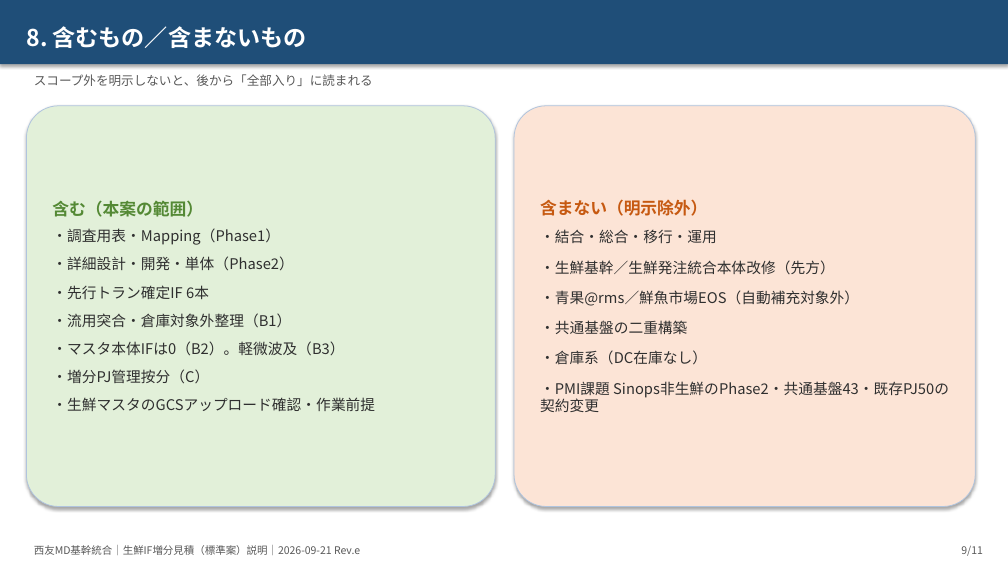
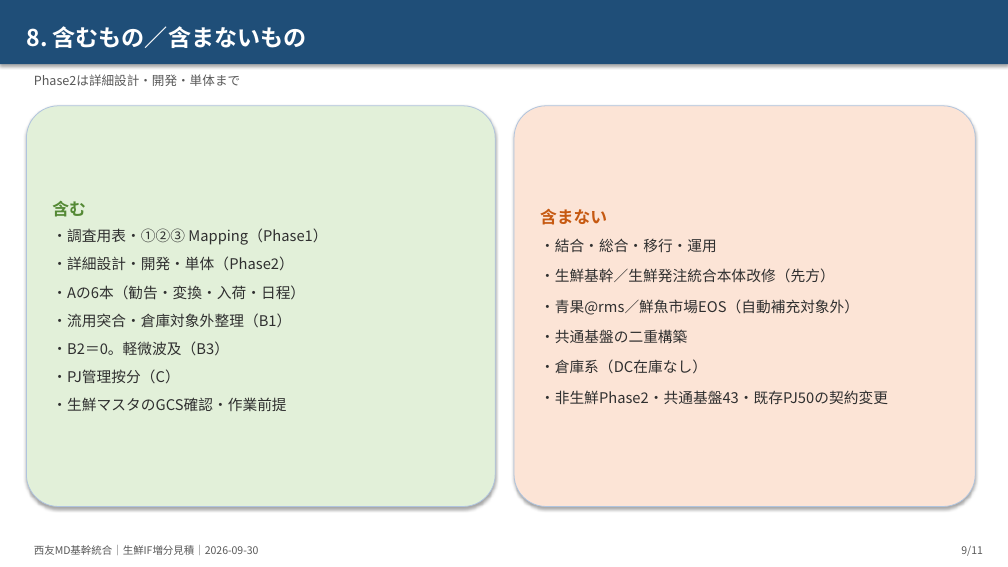
Before and after one commit to ZangPengshi-TREC/Zang_TreC, a slide deck: slide 9 of PMI/Sinops/phase2-detail-design/sources/20260921-生鮮IF増分見積/【説明】生鮮IF増分_標準案見積_リスク着眼_20260921.pptx. Drawn at 1008x567 pixels with LibreOffice and Linux fonts; fonts in the diff are those of the drawing. Boxes give left, top, right and bottom in pixels: in the first picture for what was removed or moved away, otherwise in the second. Text is boxed around its words. In the diff, an @@ line names an element or a change of style, - is before the commit and + after.

```diff
--- a/PMI/Sinops/phase2-detail-design/sources/20260921-生鮮IF増分見積/【説明】生鮮IF増分_標準案見積_リスク着眼_20260921.pptx
+++ b/PMI/Sinops/phase2-detail-design/sources/20260921-生鮮IF増分見積/【説明】生鮮IF増分_標準案見積_リスク着眼_20260921.pptx
@@ text at <box>34,74,240,86</box>: text changed @@
-スコープ外を明示しないと、後から「全部入り」に読まれる
+Phase2は詳細設計・開発・単体まで
@@ text in rounded rectangle at <box>52,201,327,245</box>: text changed @@
-含む（本案の範囲）
-・調査用表・Mapping（Phase1）
+含む
+・調査用表・①②③ Mapping（Phase1）
@@ text in rounded rectangle at <box>540,209,607,225</box>: text changed @@
-含まない（明示除外）
+含まない
@@ text in rounded rectangle at <box>52,285,305,300</box>: text changed @@
-・先行トラン確定IF 6本
+・Aの6本（勧告・変換・入荷・日程）
@@ text in rounded rectangle at <box>52,341,286,411</box>: text changed @@
-・マスタ本体IFは0（B2）。軽微波及（B3）
-・増分PJ管理按分（C）
-・生鮮マスタのGCSアップロード確認・作業前提
+・B2＝0。軽微波及（B3）
+・PJ管理按分（C）
+・生鮮マスタのGCS確認・作業前提
@@ text in rounded rectangle at <box>540,390,888,404</box>: text changed @@
-・PMI課題 Sinops非生鮮のPhase2・共通基盤43・既存PJ50の契約変更
+・非生鮮Phase2・共通基盤43・既存PJ50の契約変更
@@ text at <box>34,545,259,555</box>: text changed @@
-西友MD基幹統合｜生鮮IF増分見積（標準案）説明｜2026-09-21 Rev.e
+西友MD基幹統合｜生鮮IF増分見積｜2026-09-30
```
Also in this commit, not shown: 10 other slides changed, 17 other files.
